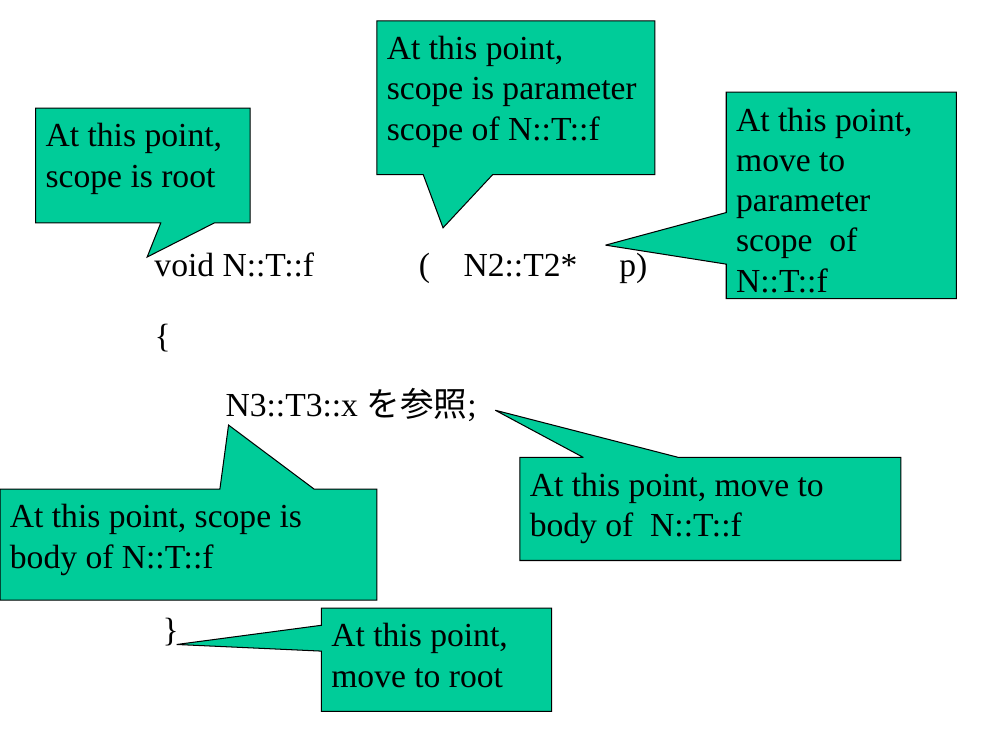
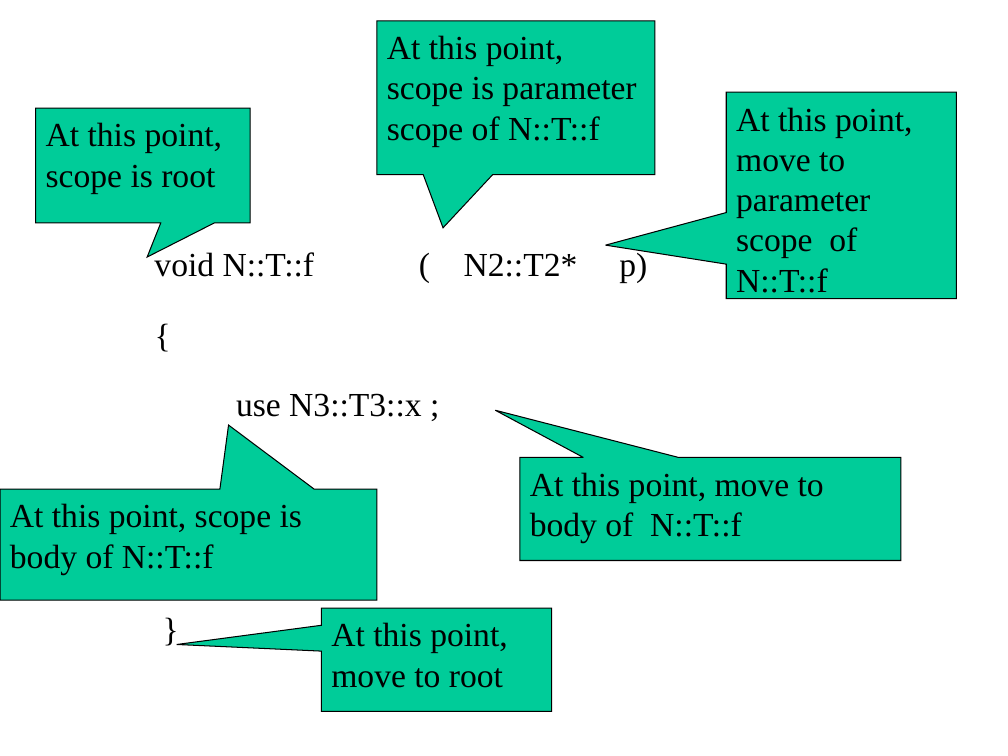
Before and after one commit to KeiHasegawa/cxx_doc, a slide deck: slide 12 of 04_nested_name_e.ppt. Drawn at 1008x756 pixels with LibreOffice and Linux fonts; fonts in the diff are those of the drawing. Boxes give left, top, right and bottom in pixels: in the first picture for what was removed or moved away, otherwise in the second. Text is boxed around its words. In the diff, an @@ line names an element or a change of style, - is before the commit and + after.

```diff
--- a/04_nested_name_e.ppt
+++ b/04_nested_name_e.ppt
@@ text at (236, 393, 421, 417): text changed @@
-N3::T3::x を参照;
+use N3::T3::x ;
```
Also in this commit, not shown: 2 other files.
